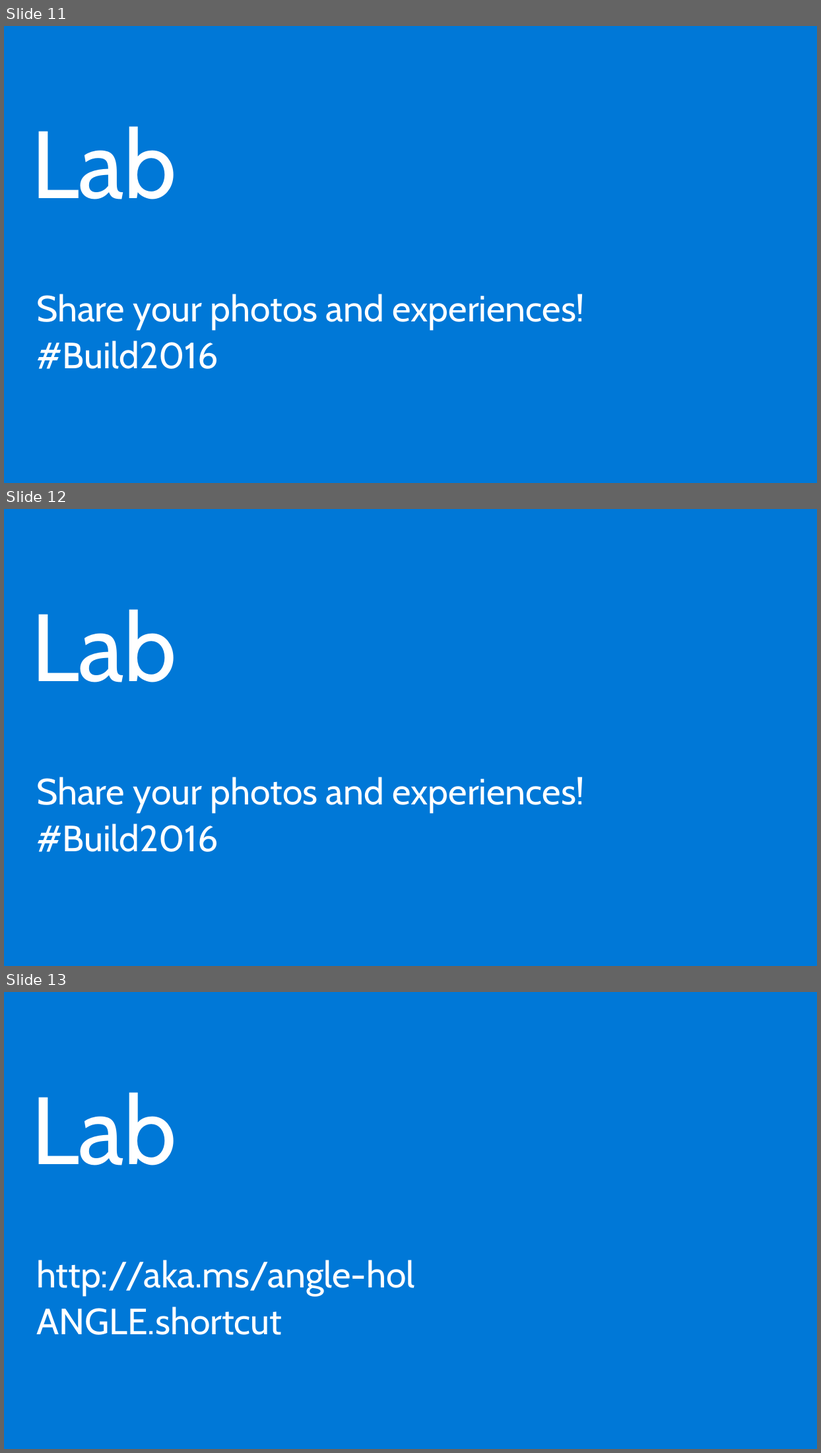
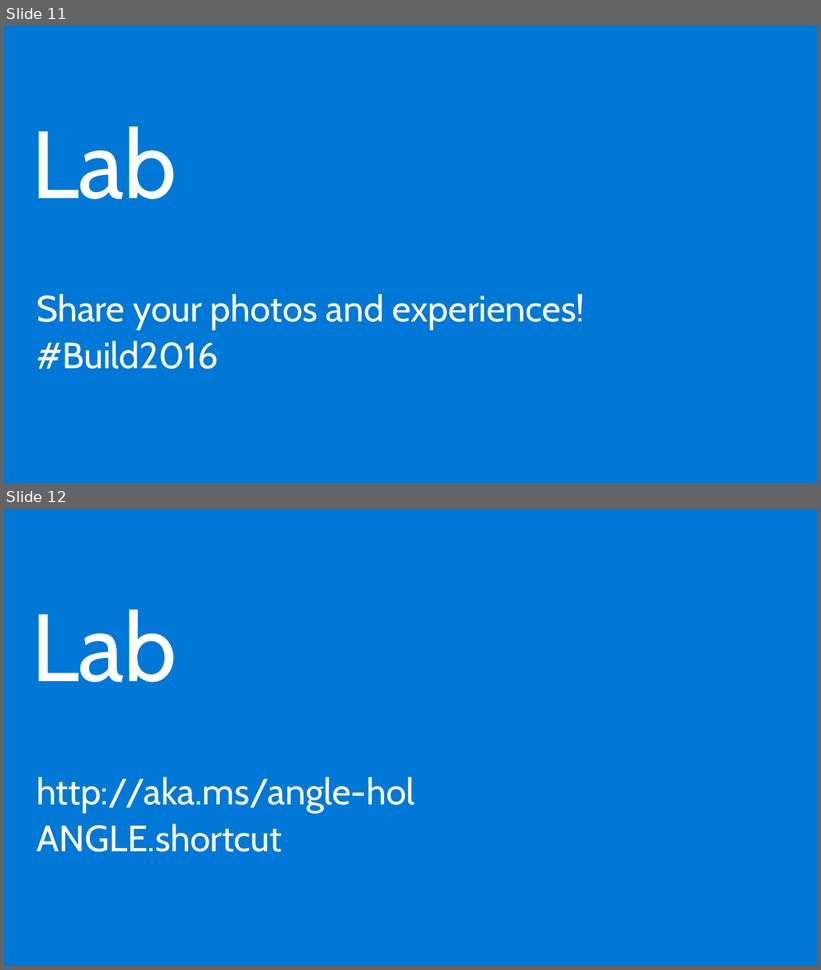
Before and after one commit to Microsoft-Build-2016/CodeLabs-GameDev-3-ANGLE, a slide deck: Presentation.pptx. Shown one above the other, each under a label of ours: slides 11, 12 and 13 before the commit, slides 11 and 12 after it. The pictures are 821x1453 and 821x970 pixels, drawn with LibreOffice and Linux fonts; fonts in the diff are those of the drawing. Boxes give left, top, right and bottom in pixels: in the first picture for what was removed or moved away, otherwise in the second. Text is boxed around its words. In the diff, an @@ line names an element or a change of style, - is before the commit and + after.

```diff
--- a/Presentation.pptx
+++ b/Presentation.pptx
@@ slide 12 removed at (x1=4, y1=509, x2=817, y2=966), background #0078D7 @@
@@ title removed at (x1=32, y1=609, x2=177, y2=683) @@
-Lab
@@ text removed at (x1=36, y1=777, x2=585, y2=852) @@
-Share your photos and experiences!
-#Build2016
@@ what was slide 13 is now slide 12 @@
```
Also in this commit, not shown: 5 slides changed.
